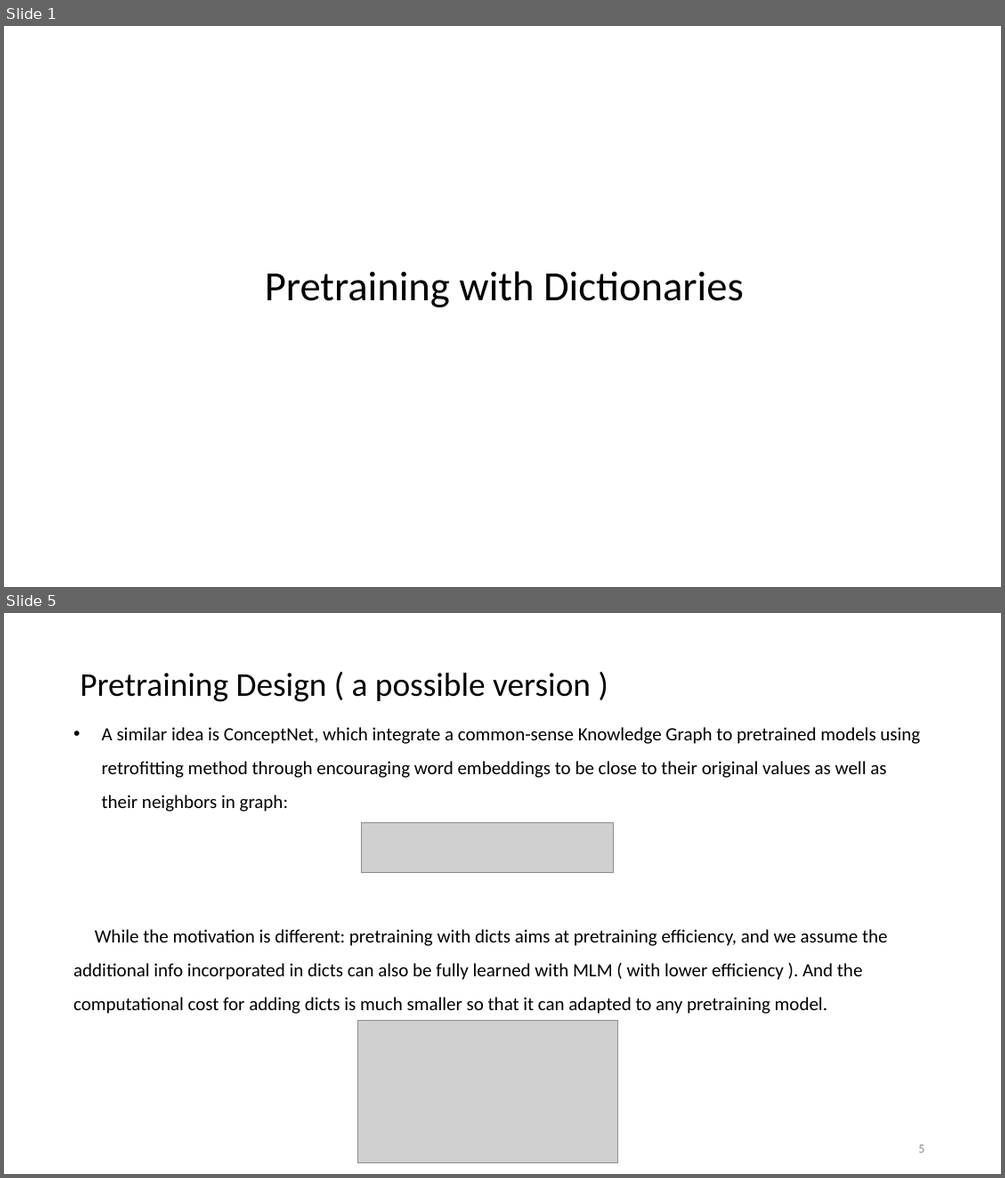
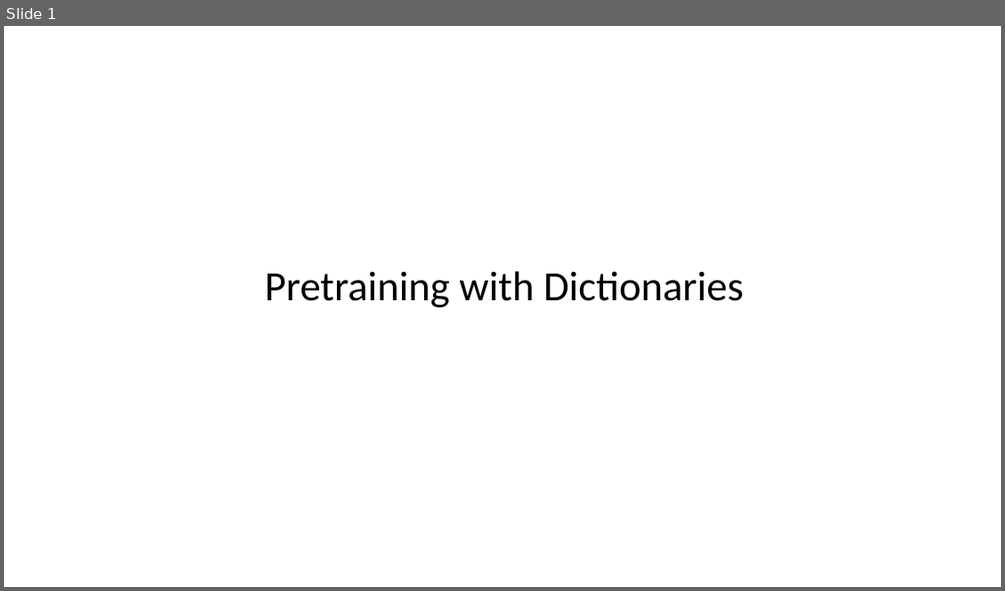
Before and after one commit to Drackyyy/Survey_slides, a slide deck: Pretraining with dictionaries.pptx. Shown one above the other, each under a label of ours: slides 1 and 5 before the commit, slide 1 after it; the slides between them are not shown. The pictures are 1005x1178 and 1005x591 pixels, drawn with LibreOffice and Linux fonts; fonts in the diff are those of the drawing; grey boxes stand for pictures. Boxes give left, top, right and bottom in pixels: in the first picture for what was removed or moved away, otherwise in the second. Text is boxed around its words. In the diff, an @@ line names an element or a change of style, - is before the commit and + after.

```diff
--- a/Pretraining with dictionaries.pptx
+++ b/Pretraining with dictionaries.pptx
@@ slide 5 removed at (4,613,1001,1174), background #FFFFFF @@
@@ title removed at (80,673,591,702) @@
-Pretraining Design ( a possible version )
@@ text removed at (73,727,920,1013) @@
-• A similar idea is ConceptNet, which integrate a common-sense Knowledge Graph to pretrained models using retrofitting method through encouraging word embeddings to be close to their original values as well as their neighbors in graph:
-While the motivation is different: pretraining with dicts aims at pretraining efficiency, and we assume the additional info incorporated in dicts can also be fully learned with MLM ( with lower efficiency ). And the computational cost for adding dicts is much smaller so that it can adapted to any pretraining model.
@@ picture removed at (362,822,614,873) @@
@@ picture removed at (357,1021,617,1163) @@
@@ page number removed at (918,1144,924,1152) @@
-5
```
Also in this commit, not shown: 3 slides changed, 3 slides added, 1 other slide removed.
